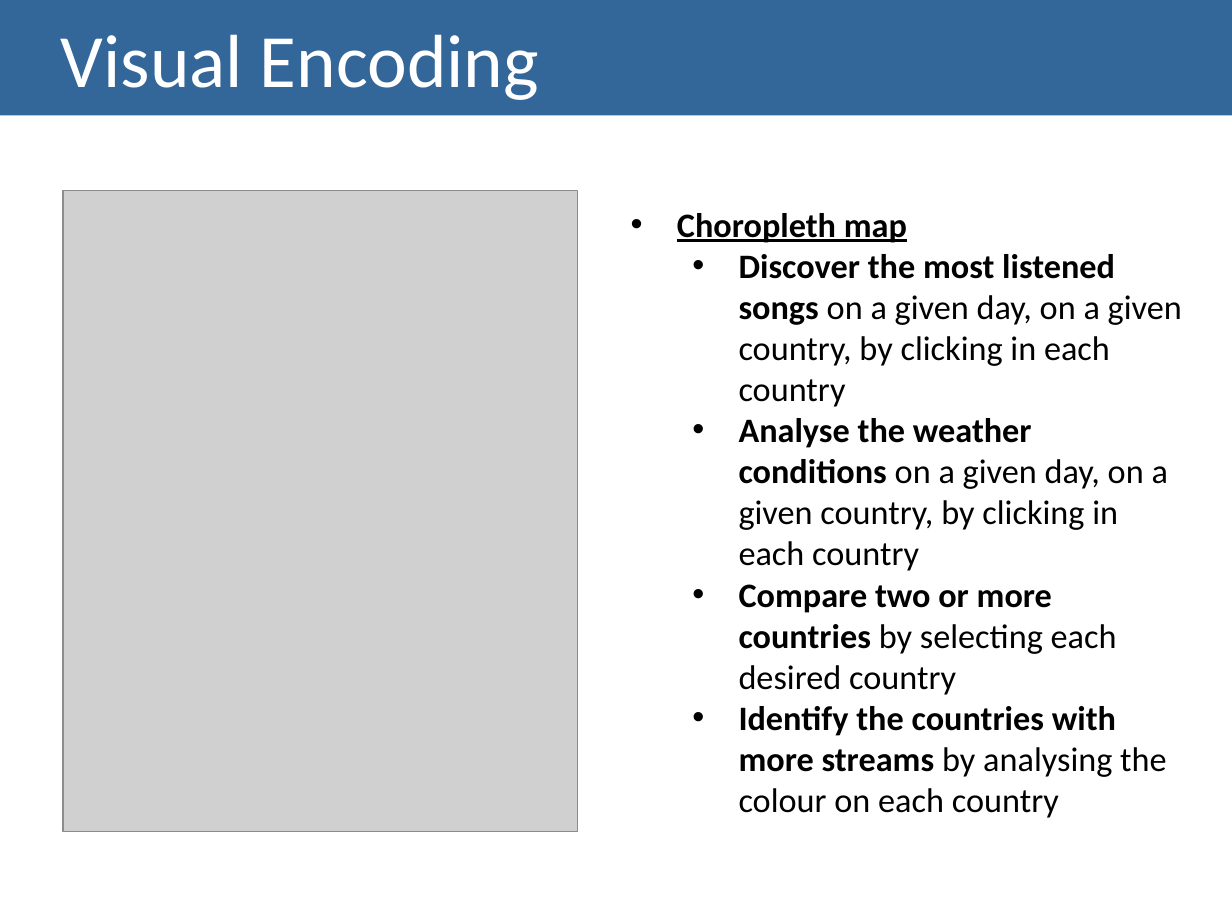
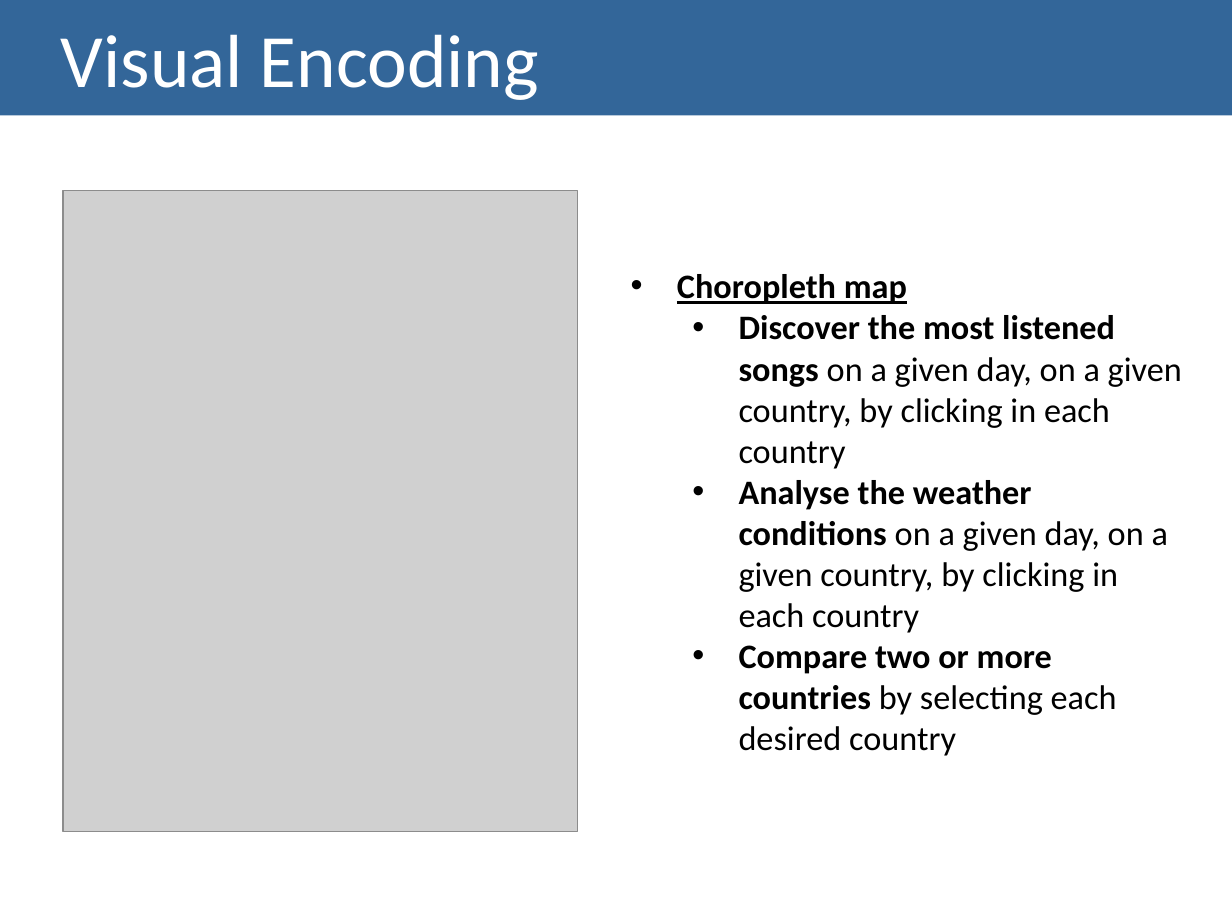
Before and after one commit to regouga/VI-MEIC-1819, a slide deck: slide 6 of Lab 6/17.pptx. Drawn at 1232x924 pixels with LibreOffice and Linux fonts; fonts in the diff are those of the drawing; grey boxes stand for pictures. Boxes give left, top, right and bottom in pixels: in the first picture for what was removed or moved away, otherwise in the second. Text is boxed around its words. In the diff, an @@ line names an element or a change of style, - is before the commit and + after.

```diff
--- a/Lab 6/17.pptx
+++ b/Lab 6/17.pptx
@@ text "Choropleth map": place and size @@
-text "Choropleth map" at box(677, 213, 1182, 818)
+text "Choropleth map" at box(677, 274, 1182, 756)
@@ text at box(739, 706, 1167, 818): paragraph removed @@
-  • Identify the countries with more streams by analysing the colour on each country
```
Also in this commit, not shown: 3 other slides changed, 2 other files.
